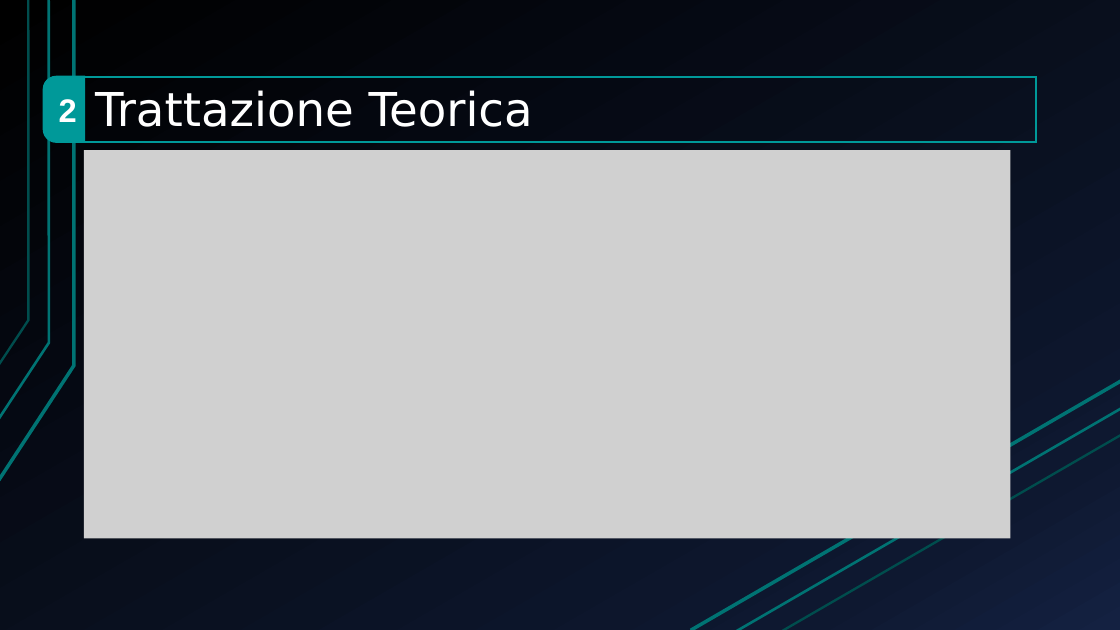
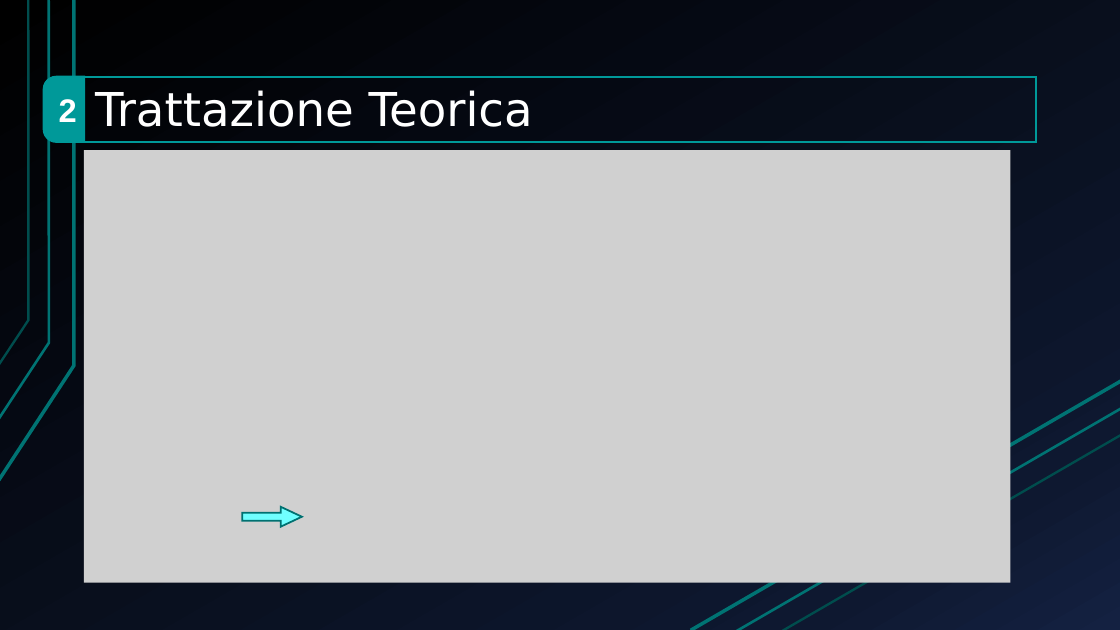
Before and after one commit to emainta/audiorestorationinmatlab, a slide deck: slide 4 of Relazione/presentazioneProgettoFinal.pptx. Drawn at 1120x630 pixels with LibreOffice and Linux fonts; fonts in the diff are those of the drawing; grey boxes stand for pictures. Boxes give left, top, right and bottom in pixels: in the first picture for what was removed or moved away, otherwise in the second. Text is boxed around its words. In the diff, an @@ line names an element or a change of style, - is before the commit and + after.

```diff
--- a/Relazione/presentazioneProgettoFinal.pptx
+++ b/Relazione/presentazioneProgettoFinal.pptx
@@ picture: place and size @@
-picture at box(84, 150, 1010, 539)
+picture at box(84, 150, 1010, 583)
@@ right arrow added at box(242, 507, 302, 527), fill #70FFFF, outline #007171 1.5 pt @@
```
Also in this commit, not shown: 5 other slides changed, 2 slides added.
